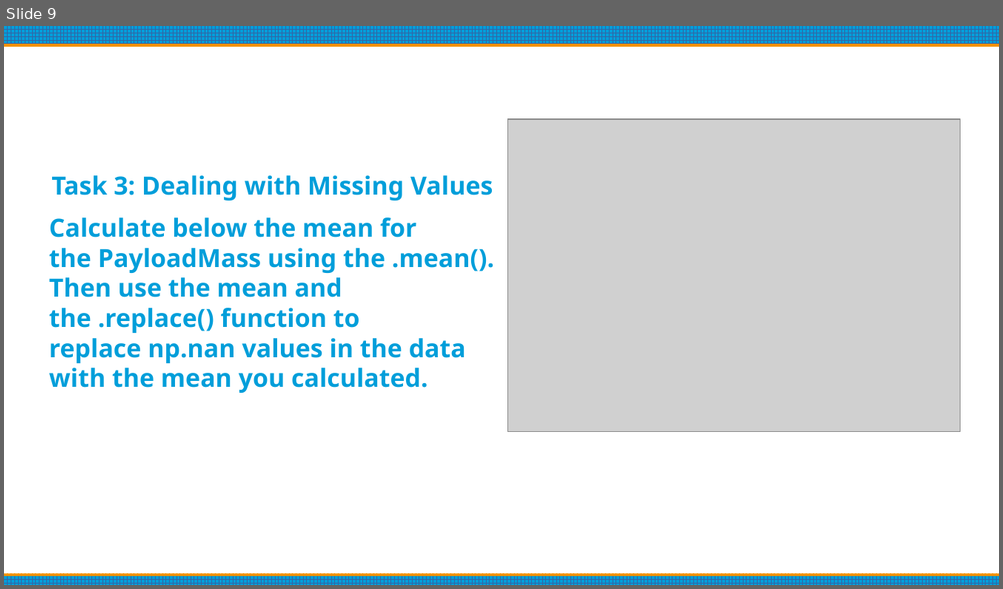
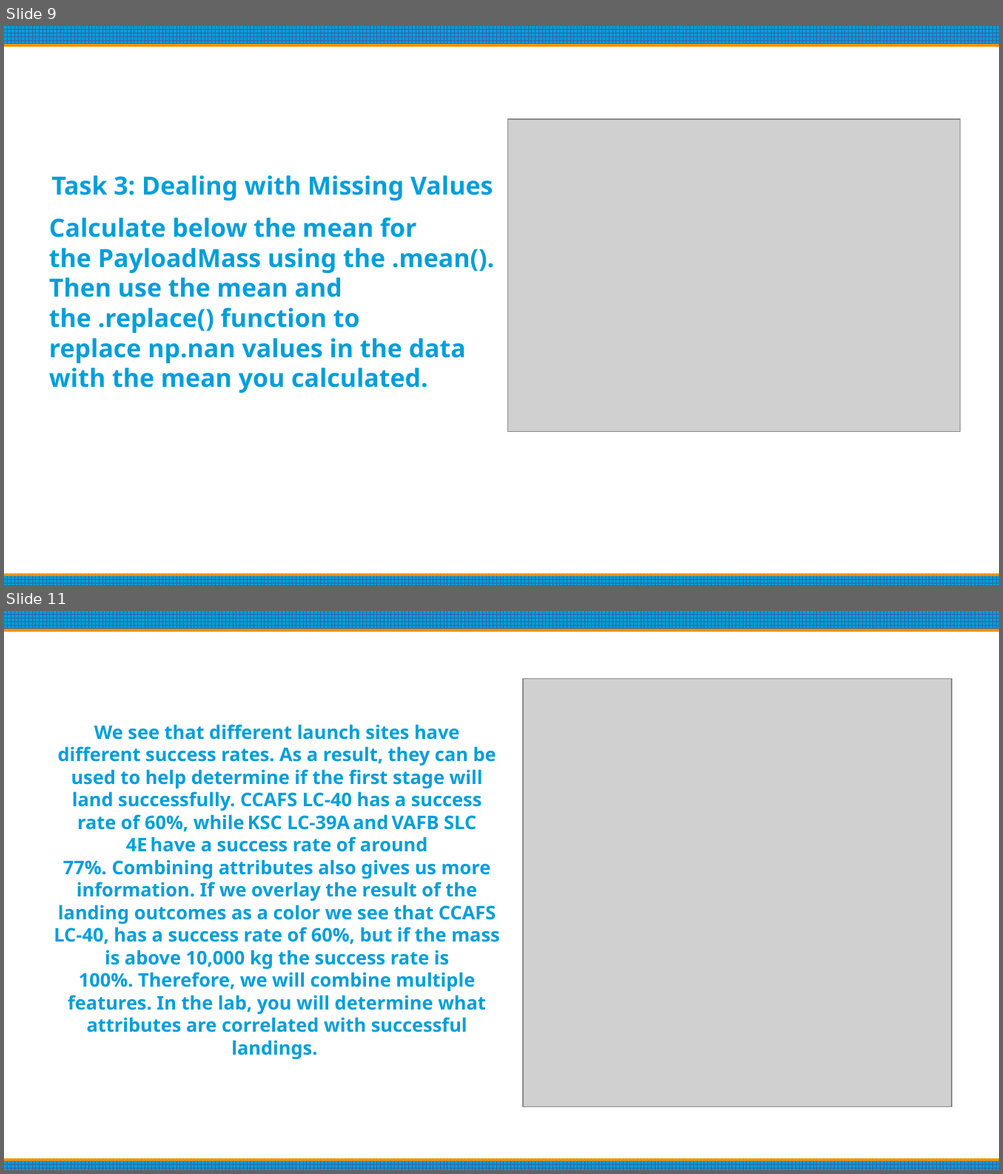
Before and after one commit to MannyDevv/SN-Labs, a slide deck: Final Project IBM.odp. Shown one above the other, each under a label of ours: slide 9 before the commit, slides 9 and 11 after it; the slides between them are not shown. The pictures are 1003x589 and 1003x1174 pixels, drawn with LibreOffice and Linux fonts; fonts in the diff are those of the drawing; grey boxes stand for pictures. Boxes give left, top, right and bottom in pixels: in the first picture for what was removed or moved away, otherwise in the second. Text is boxed around its words. In the diff, an @@ line names an element or a change of style, - is before the commit and + after.

```diff
--- a/Final Project IBM.odp
+++ b/Final Project IBM.odp
@@ slide 11 added at (4,611,999,1170), background #FFFFFF; not listed: 2 template elements that a slide beside it also shows @@
@@ picture added at (523,678,952,1108) @@
@@ subtitle added at (54,724,499,1059), 15 pt, text #009EDA, bold @@
+We see that different launch sites have different success rates. As a result, they can be used to help determine if the first stage will land successfully. CCAFS LC-40 has a success rate of 60%, while KSC LC-39A and VAFB SLC 4E have a success rate of around 77%. Combining attributes also gives us more information. If we overlay the result of the landing outcomes as a color we see that CCAFS LC-40, has a success rate of 60%, but if the mass is above 10,000 kg the success rate is 100%. Therefore, we will combine multiple features. In the lab, you will determine what attributes are correlated with successful landings.
```
Also in this commit, not shown: 5 slides changed, 6 other slides added, 11 slides removed.
